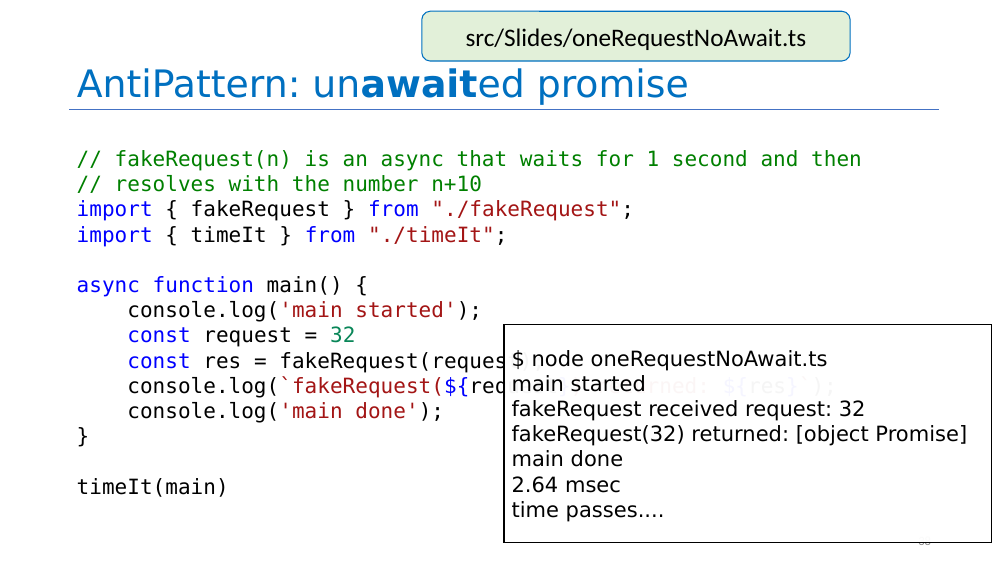
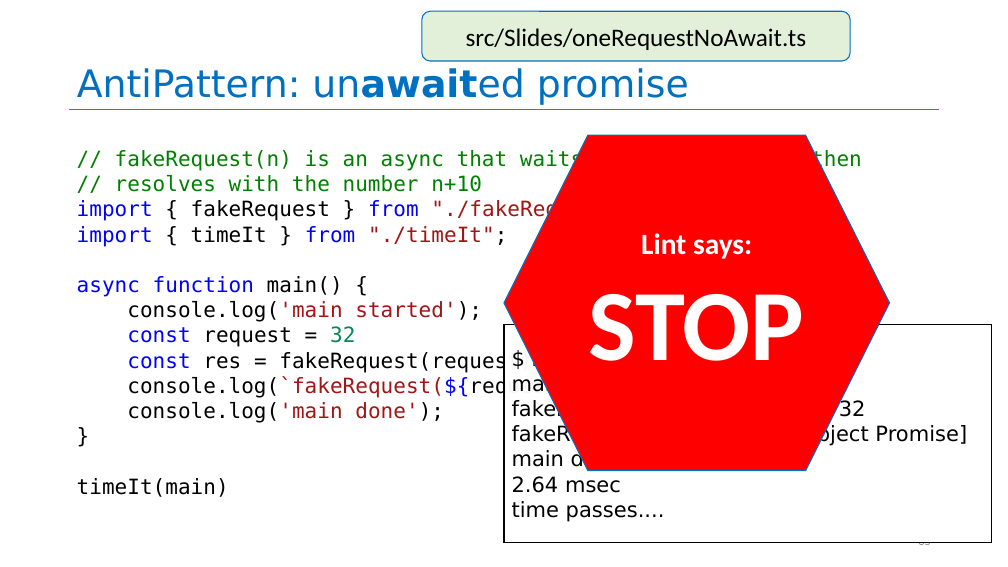
Before and after one commit to neu-se/CS4530-Fall-2026, a slide deck: slide 35 of Slides/Module 08 Concurrency.pptx (slide 38 before the commit). Drawn at 1008x567 pixels with LibreOffice and Linux fonts; fonts in the diff are those of the drawing. Boxes give left, top, right and bottom in pixels: in the first picture for what was removed or moved away, otherwise in the second. Text is boxed around its words. In the diff, an @@ line names an element or a change of style, - is before the commit and + after.

```diff
--- a/Slides/Module 08 Concurrency.pptx
+++ b/Slides/Module 08 Concurrency.pptx
@@ hexagon added at <box>504,135,890,471</box>, fill #FF0000, outline #0070C0 1 pt, 28 pt, text #FFFFFF, bold @@
+Lint says:
+STOP
```
Also in this commit, not shown: 2 other slides changed, 4 slides removed, 1 other file.
